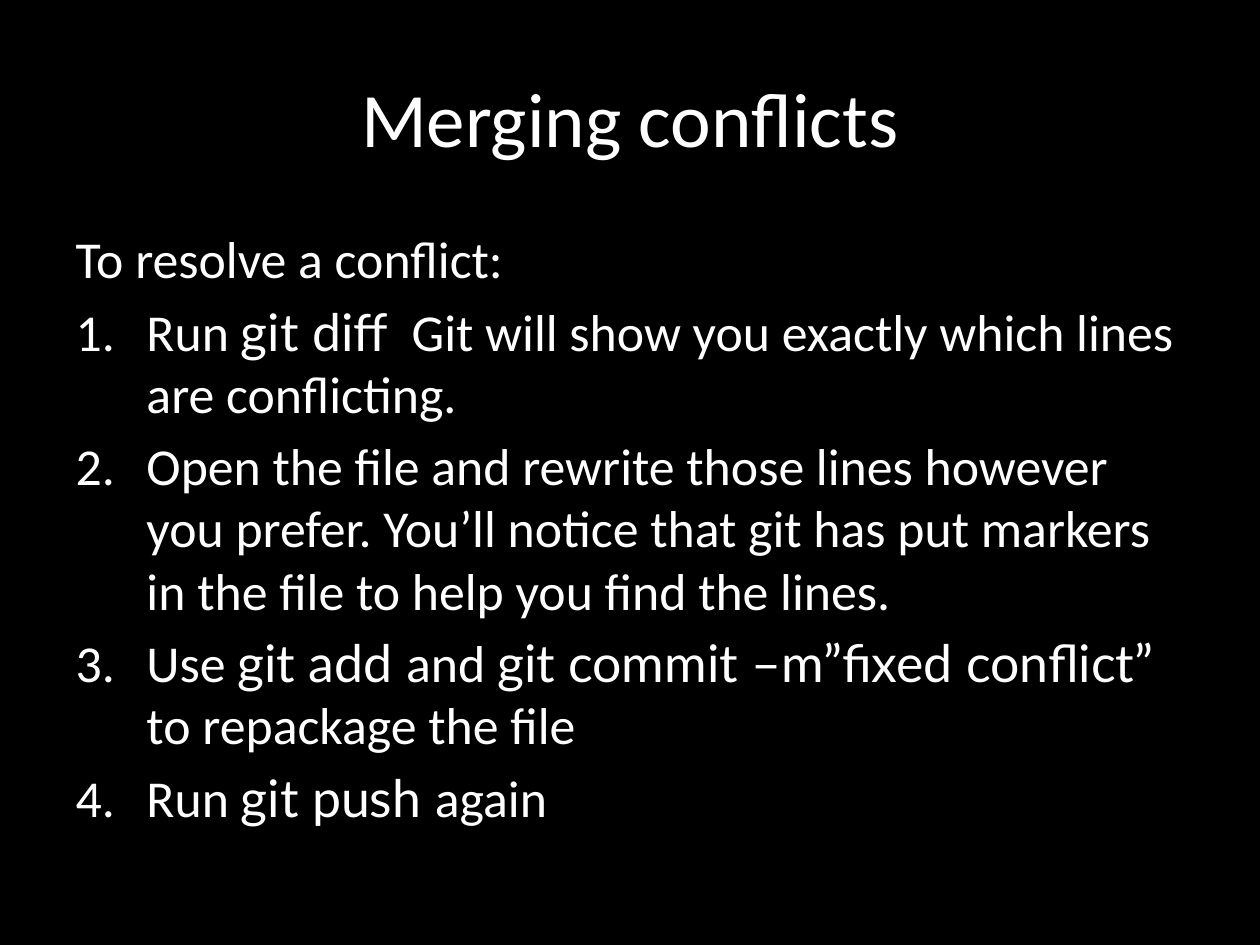
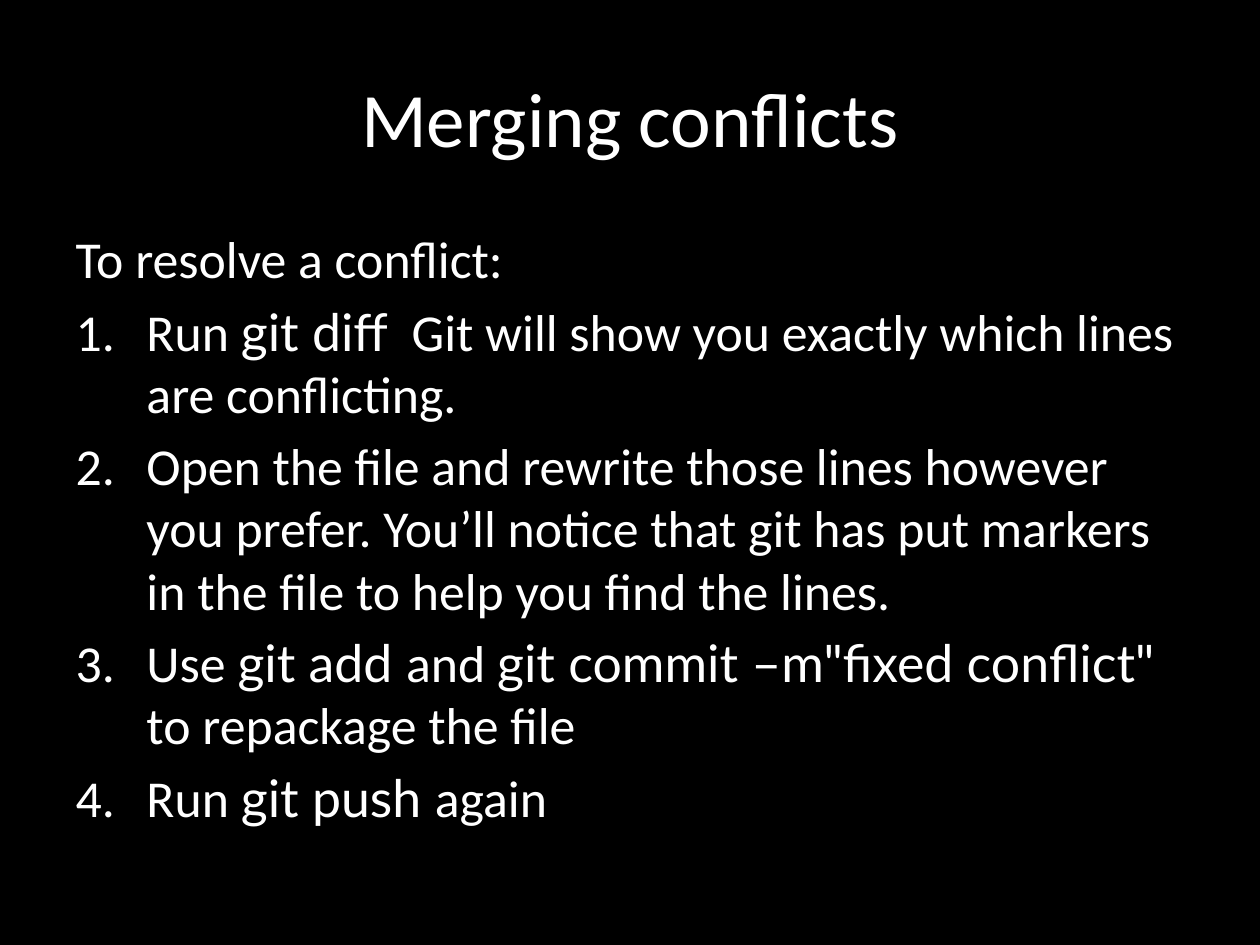
Before and after one commit to hadley/stat405-resources, a slide deck: slide 46 of git-lecture/Stat-405-git-lecture.pptx (slide 45 before the commit). Drawn at 1260x945 pixels with LibreOffice and Linux fonts; fonts in the diff are those of the drawing. Boxes give left, top, right and bottom in pixels: in the first picture for what was removed or moved away, otherwise in the second. Text is boxed around its words. In the diff, an @@ line names an element or a change of style, - is before the commit and + after.

```diff
--- a/git-lecture/Stat-405-git-lecture.pptx
+++ b/git-lecture/Stat-405-git-lecture.pptx
@@ text at bbox=[146, 644, 1155, 753]: text changed @@
-3. Use git add and git commit –m”fixed conflict” to repackage the file
+3. Use git add and git commit –m"fixed conflict" to repackage the file
```
Also in this commit, not shown: 13 other slides changed, 5 slides added, 1 slide removed, 1 other file.
